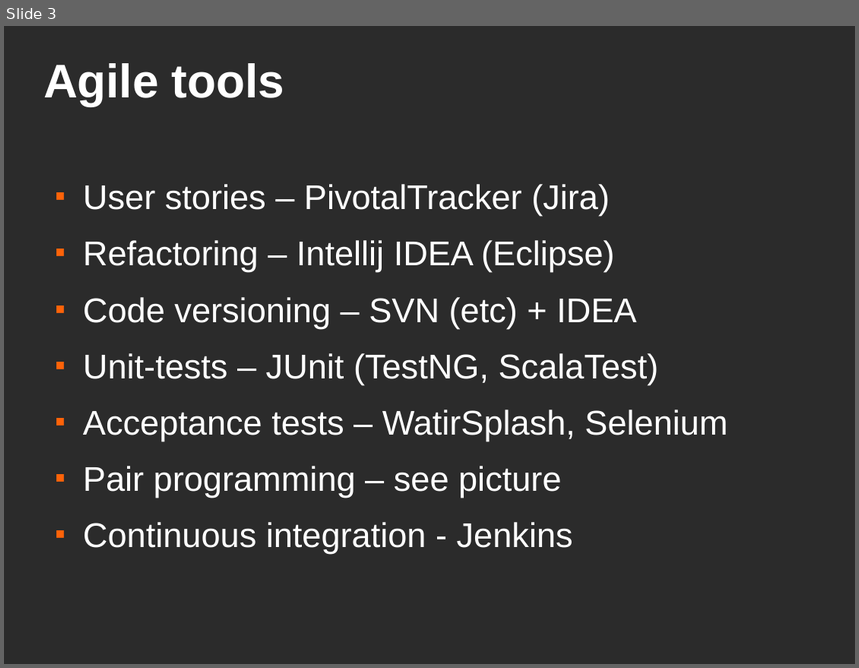
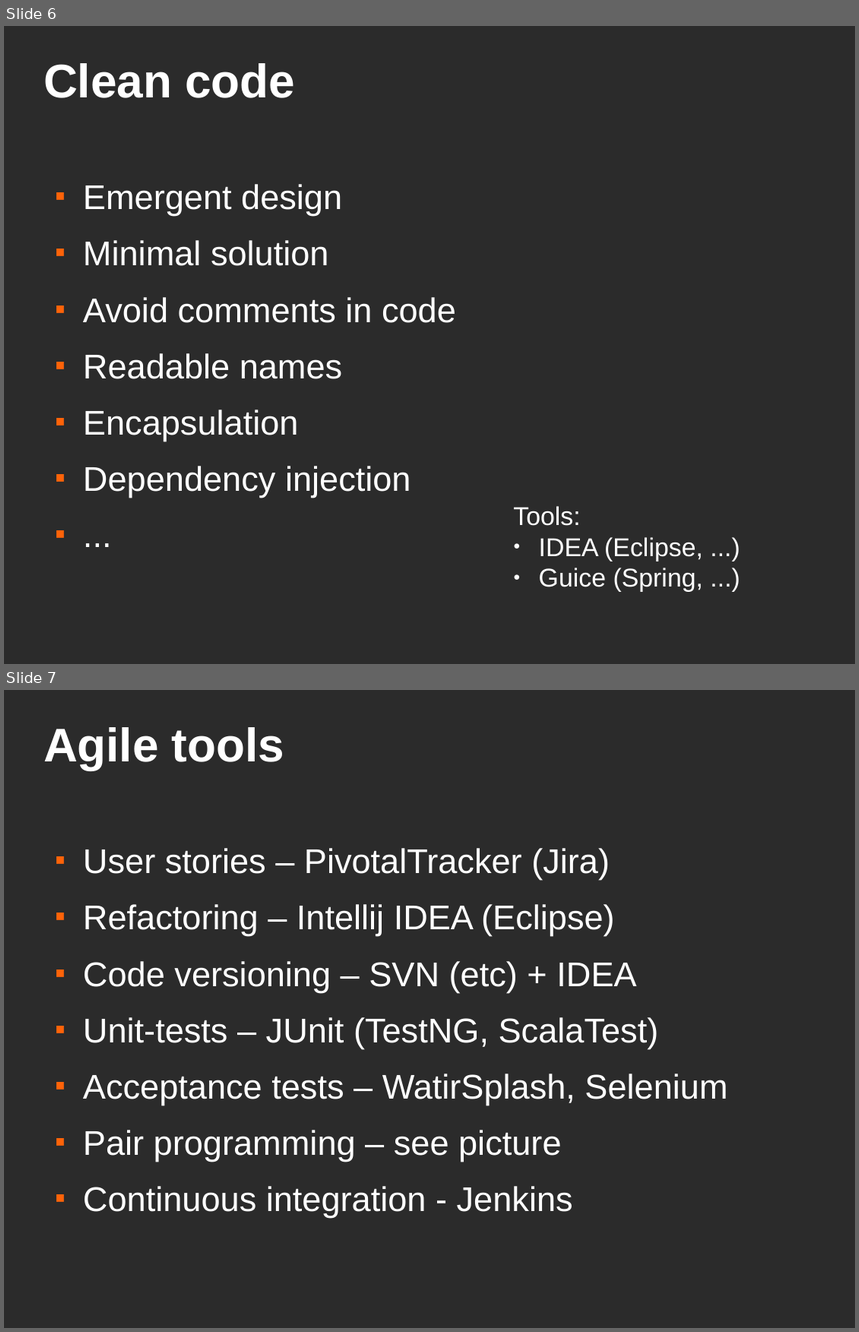
Before and after one commit to asolntsev/presentations, a slide deck: agile-technical-practices/agile-techical-practices.agile-ee.odp. Shown one above the other, each under a label of ours: slide 3 before the commit, slides 6 and 7 after it. The pictures are 859x668 and 859x1332 pixels, drawn with LibreOffice and Linux fonts; fonts in the diff are those of the drawing; background and template pictures are left out; a plain dark background stands for a picture behind light text. Boxes give left, top, right and bottom in pixels: in the first picture for what was removed or moved away, otherwise in the second. Text is boxed around its words. In the diff, an @@ line names an element or a change of style, - is before the commit and + after.

```diff
--- a/agile-technical-practices/agile-techical-practices.agile-ee.odp
+++ b/agile-technical-practices/agile-techical-practices.agile-ee.odp
@@ slide 6 added at (4,26,855,664), background picture (left out) @@
@@ title added at (44,63,295,98), 44 pt, text #FFFFFF, bold @@
+Clean code
@@ text added at (83,184,456,498), 32 pt, text #FFFFFF @@
+■ Emergent design
+■ Minimal solution
+■ Avoid comments in code
+■ Readable names
+■ Encapsulation
+■ Dependency injection
+■ ...
@@ text added at (513,506,704,592), 24 pt, text #FFFFFF @@
+Tools:
+● IDEA (Eclipse, ...)
+● Guice (Spring, ...)
@@ what was slide 3 is now slide 7 @@
```
Also in this commit, not shown: 2 slides changed, 3 other slides added.
